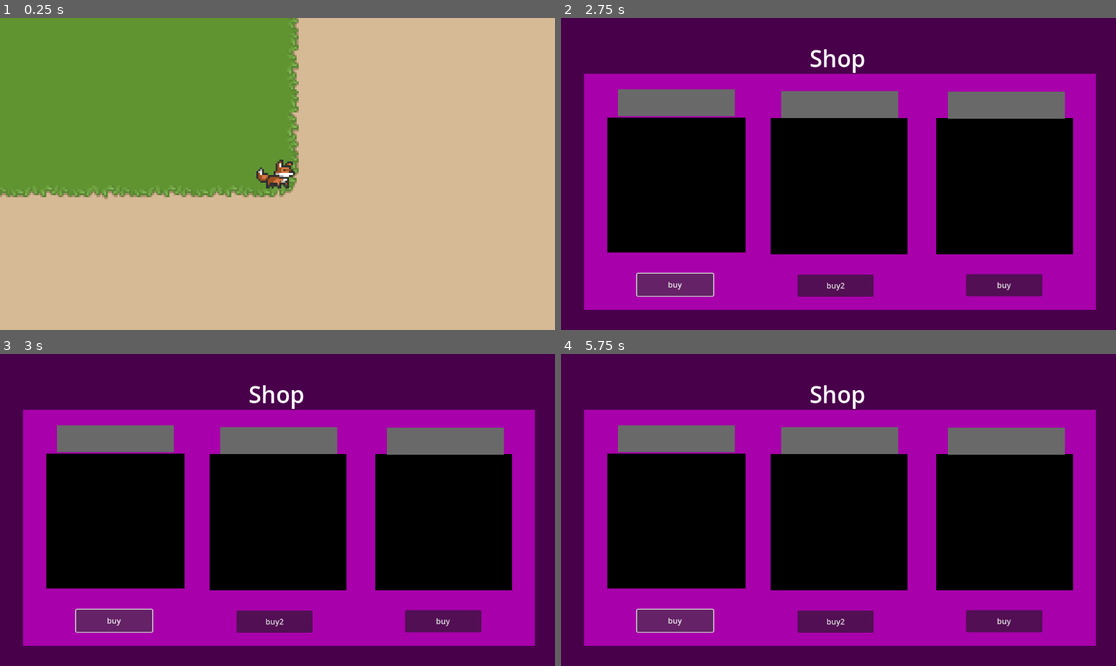
Above: before the commit, frames 1-4 (two rows, left to right).
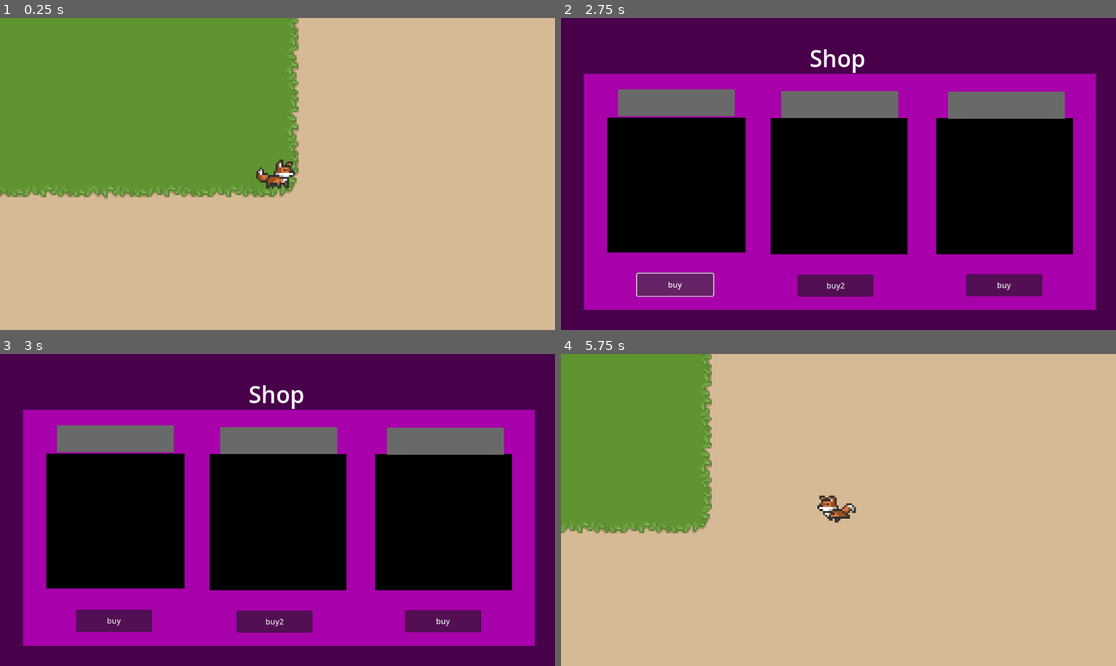
Above: after the commit, the same moments.

Repository: Weaponized-Foxes/Fops-Weapon
Game: Godot game, scene res://level.tscn
Same seed, same stepped clock (60 frames per second), same inputs: the game is played once before the commit and once after it.
Inputs:
- Up to frame 1 (0.25 s): no input
- Up to frame 2 (2.75 s): tap Enter (ui_accept) at 0.5, 0.77, 0.8, 1.07 s; hold D (move_right) 0.53-1.25 s; tap E (ability_1) at 0.6 s; click "buy2" at 1.25 s; click "buy" at 2 s
- Up to frame 3 (3 s): tap Enter (ui_accept) at 2.75, 2.85 s; hold S (move_down) from 2.78 s (still down)
- Up to frame 4 (5.75 s): tap Enter (ui_accept) at 3.02, 3.32, 3.5, 3.8, 4.25, 4.52, 4.82, 5, 5.1, 5.27, 5.57 s; tap E (ability_1) at 3.05, 3.6, 4.35 s; release S (move_down) at 3.53 s; hold D (move_right) 3.53-4.28 s; hold W (move_up) 4.28-5.03 s; hold A (move_left) from 5.03 s (still down); tap Escape (ui_cancel) at 5.65 s

Frames 1-2 are identical in both runs. In frame 3, 0.2% of the frame differs, in the area x 13-28%, y 81-90%; in frame 4, 100%, in the area x 0-100%, y 0-100%.

Commit message:
money money and globals

Diff:
--- a/fox.gd
+++ b/fox.gd
@@ -2,7 +2,7 @@
 @export var speed = 400
 @export var sprite: AnimatedSprite2D
 @export var arctic = false
-
+var shop = preload("res://shop.tscn")
 
 
 func _ready() -> void:
@@ -15,27 +15,32 @@
 	pass
 
 func get_input() -> void:
-	var direction = Input.get_vector("move_left", "move_right", "move_up", "move_down")
-	velocity = direction * speed
 
-	if direction.length_squared() > 0:
-		sprite.play("run")
-	else:
-		sprite.play("idle")
+		var direction = Input.get_vector("move_left", "move_right", "move_up", "move_down")
+		velocity = direction * speed
 
-	if direction.x > 0:
-		sprite.flip_h = false
-	elif direction.x < 0:
-		sprite.flip_h = true
+		if direction.length_squared() > 0:
+			sprite.play("run")
+		else:
+			sprite.play("idle")
 
-	if Input.is_action_just_pressed("ability_1"):
-		arctic = !arctic;
-		if arctic:
-			sprite.sprite_frames = preload("res://ArcticFoxFrames.tres")
-		else:
-			sprite.sprite_frames = preload("res://FoxFrames.tres")
-	if Input.is_action_just_pressed("ui_accept"):
-		get_tree().change_scene_to_file("res://shop.tscn")
+		if direction.x > 0:
+			sprite.flip_h = false
+		elif direction.x < 0:
+			sprite.flip_h = true
+
+		if Input.is_action_just_pressed("ability_1"):
+			arctic = !arctic;
+			if arctic:
+				sprite.sprite_frames = preload("res://ArcticFoxFrames.tres")
+			else:
+				sprite.sprite_frames = preload("res://FoxFrames.tres")
+		if Input.is_action_just_pressed("ui_accept"):
+			var ShopInstantiate = shop.instantiate()
+			get_tree().root.add_child.call_deferred(ShopInstantiate)
+
+
+
 
 
 func _physics_process(delta: float) -> void:
--- /dev/null
+++ b/global.gd
@@ -0,0 +1,22 @@
+extends Node
+var money = 0
+
+# Called when the node enters the scene tree for the first time.
+func _ready() -> void:
+	pass # Replace with function body.
+
+#adds money
+func add_money(add: int) -> void:
+	money += add
+	pass
+
+#removes money
+func sub_money(sub: int) -> bool:
+	if (money-sub) <= 0:
+		return false
+	money -= sub
+	return true
+
+# Called every frame. 'delta' is the elapsed time since the previous frame.
+func _process(delta: float) -> void:
+	pass
--- a/project.godot
+++ b/project.godot
@@ -14,6 +14,10 @@
 run/main_scene="res://level.tscn"
 config/features=PackedStringArray("4.3", "GL Compatibility")
 config/icon="res://icon.svg"
+
+[autoload]
+
+Global="*res://global.gd"
 
 [input]
 
--- /dev/null
+++ b/shop.gd
@@ -0,0 +1,13 @@
+extends CanvasLayer
+
+# Called when the node enters the scene tree for the first time.
+func _ready() -> void:
+	pass # Replace with function body.	get_tree().root.add_child.call_deferred(ShopInstantiate)
+
+
+
+# Called every frame. 'delta' is the elapsed time since the previous frame.
+func _process(delta: float) -> void:
+	if Input.is_action_just_pressed("ui_cancel"):
+		queue_free()
+	pass
--- a/shop.tscn
+++ b/shop.tscn
@@ -1,35 +1,12 @@
 [gd_scene load_steps=3 format=3 uid="uid://c7r4cw7kee86d"]
 
+[ext_resource type="Script" path="res://shop.gd" id="1_j432c"]
 [ext_resource type="Script" path="res://buy.gd" id="2_svpgi"]
 
-[sub_resource type="GDScript" id="GDScript_8l0pt"]
-script/source = "extends Control
-
-
-# Called when the node enters the scene tree for the first time.
-func _ready() -> void:
-	pass # Replace with function body.
-
-func pressed(name: String) -> void:
-	print(name)
-	pass
-
-# Called every frame. 'delta' is the elapsed time since the previous frame.
-func _process(delta: float) -> void:
-	pass
-"
-
-[node name="Control" type="Control"]
-layout_mode = 3
-anchors_preset = 15
-anchor_right = 1.0
-anchor_bottom = 1.0
-grow_horizontal = 2
-grow_vertical = 2
-script = SubResource("GDScript_8l0pt")
+[node name="Control" type="CanvasLayer"]
+script = ExtResource("1_j432c")
 
 [node name="ColorRect" type="ColorRect" parent="."]
-layout_mode = 1
 anchors_preset = 15
 anchor_right = 1.0
 anchor_bottom = 1.0
@@ -84,6 +61,7 @@
 color = Color(0, 0, 0, 1)
 
 [node name="ColorRect2" type="ColorRect" parent="ColorRect/ColorRect/ColorRect"]
+layout_mode = 0
 offset_left = 22.0
 offset_top = -56.0
 offset_right = 265.0
@@ -112,6 +90,7 @@
 color = Color(0, 0, 0, 1)
 
 [node name="ColorRect2" type="ColorRect" parent="ColorRect/ColorRect/ColorRect2"]
+layout_mode = 0
 offset_left = 22.0
 offset_top = -59.0
 offset_right = 265.0
@@ -119,6 +98,7 @@
 color = Color(0.412152, 0.412152, 0.412152, 1)
 
 [node name="Button" type="Button" parent="ColorRect/ColorRect/ColorRect2"]
+layout_mode = 0
 offset_left = 62.0
 offset_top = 324.0
 offset_right = 220.0
@@ -141,6 +121,7 @@
 color = Color(0, 0, 0, 1)
 
 [node name="ColorRect2" type="ColorRect" parent="ColorRect/ColorRect/ColorRect3"]
+layout_mode = 0
 offset_left = 24.0
 offset_top = -55.0
 offset_right = 267.0
@@ -148,6 +129,7 @@
 color = Color(0.412152, 0.412152, 0.412152, 1)
 
 [node name="Button" type="Button" parent="ColorRect/ColorRect/ColorRect3"]
+layout_mode = 0
 offset_left = 62.0
 offset_top = 324.0
 offset_right = 220.0
